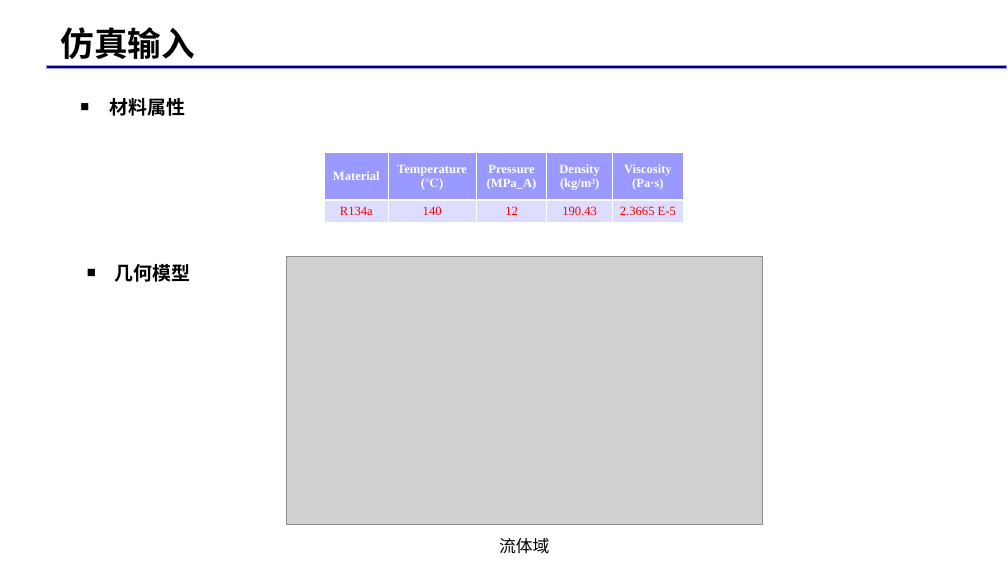
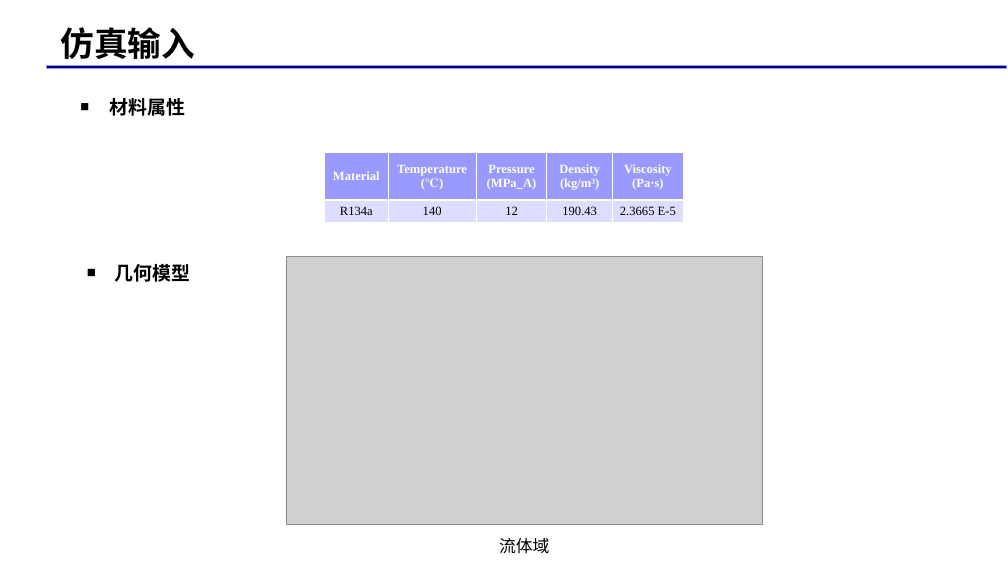
Before and after one commit to Kakuzu0703/TR, a slide deck: slide 3 of Refrigerant_Report.pptx. Drawn at 1008x567 pixels with LibreOffice and Linux fonts; fonts in the diff are those of the drawing; grey boxes stand for pictures. Boxes give left, top, right and bottom in pixels: in the first picture for what was removed or moved away, otherwise in the second. Text is boxed around its words. In the diff, an @@ line names an element or a change of style, - is before the commit and + after.

```diff
--- a/Refrigerant_Report.pptx
+++ b/Refrigerant_Report.pptx
@@ table at (324, 153, 684, 222) @@
@@ text colour #FF0000 to #000000 in "R134a", "140", "12", "190.43" and 1 more places @@
```
Also in this commit, not shown: 2 other slides changed, 2 other files.
